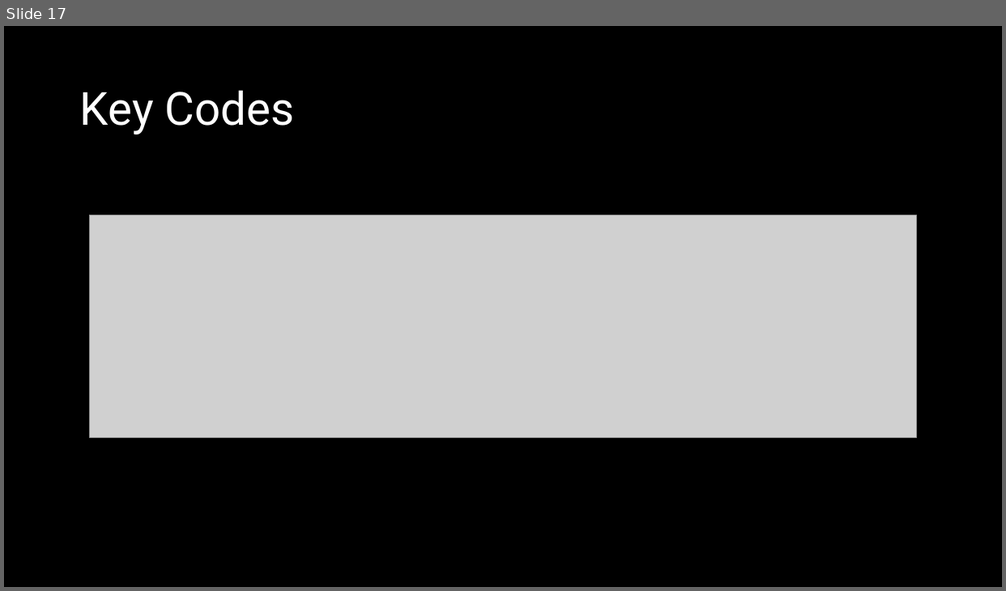
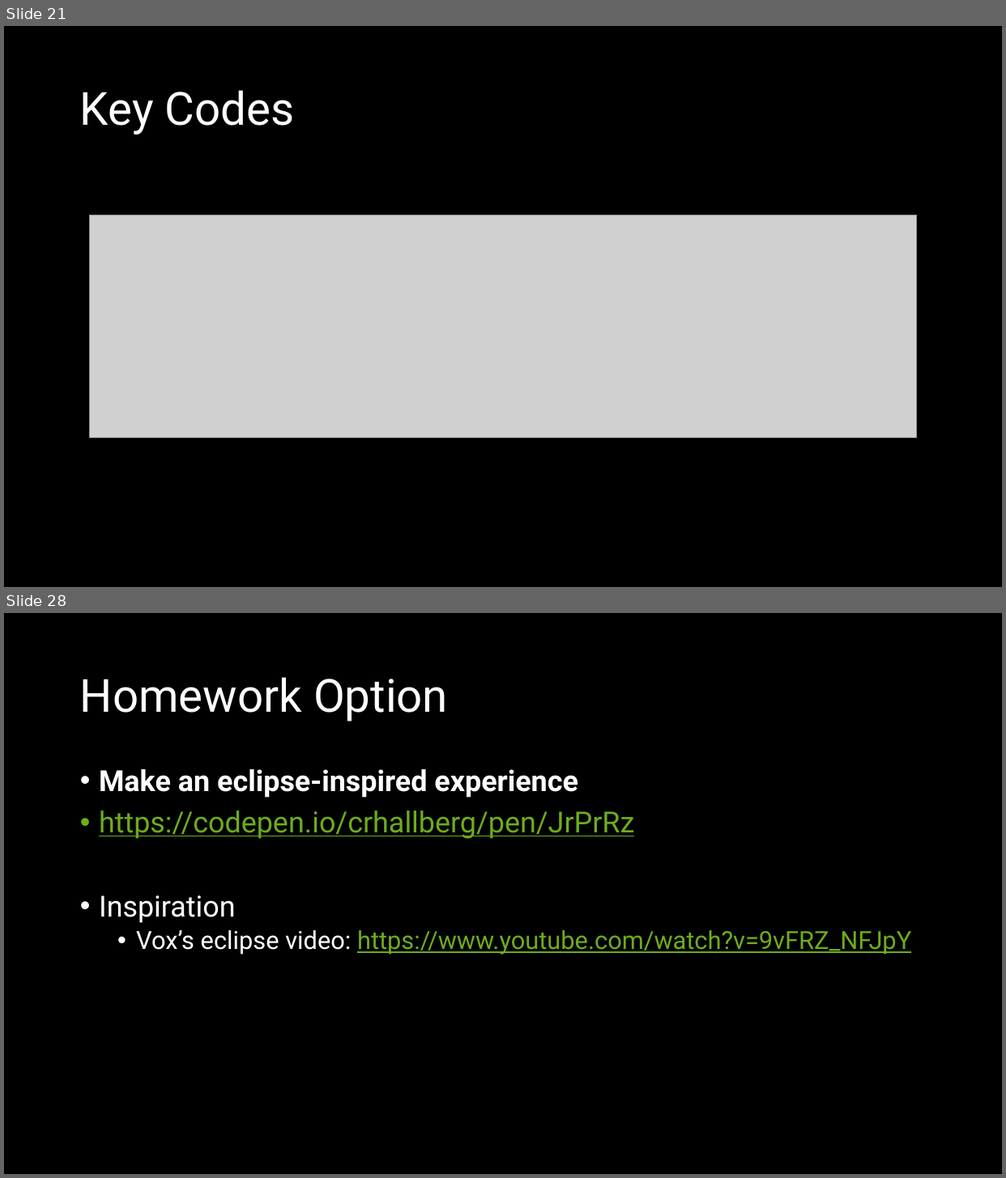
Before and after one commit to crhallberg/IMM120, a slide deck: Presentations/Sept 11 - Class 2.pptx. Shown one above the other, each under a label of ours: slide 17 before the commit, slides 21 and 28 after it; the slides between them are not shown. The pictures are 1006x591 and 1006x1178 pixels, drawn with LibreOffice and Linux fonts; fonts in the diff are those of the drawing; grey boxes stand for pictures. Boxes give left, top, right and bottom in pixels: in the first picture for what was removed or moved away, otherwise in the second. Text is boxed around its words. In the diff, an @@ line names an element or a change of style, - is before the commit and + after.

```diff
--- a/Presentations/Sept 11 - Class 2.pptx
+++ b/Presentations/Sept 11 - Class 2.pptx
@@ slide 28 added at <box>4,613,1002,1174</box>, background #000000 @@
@@ title added at <box>80,677,448,722</box>, 44 pt, text #FFFFFF @@
+Homework Option
@@ text added at <box>99,769,911,955</box>, 28 pt, text #6EAC1C, underline @@
+• Make an eclipse-inspired experience
+• https://codepen.io/crhallberg/pen/JrPrRz
+• Inspiration
+  • Vox’s eclipse video: https://www.youtube.com/watch?v=9vFRZ_NFJpY
@@ what was slide 17 is now slide 21 @@
```
Also in this commit, not shown: 2 slides changed, 13 other slides added, 3 slides removed, 3 other files.
